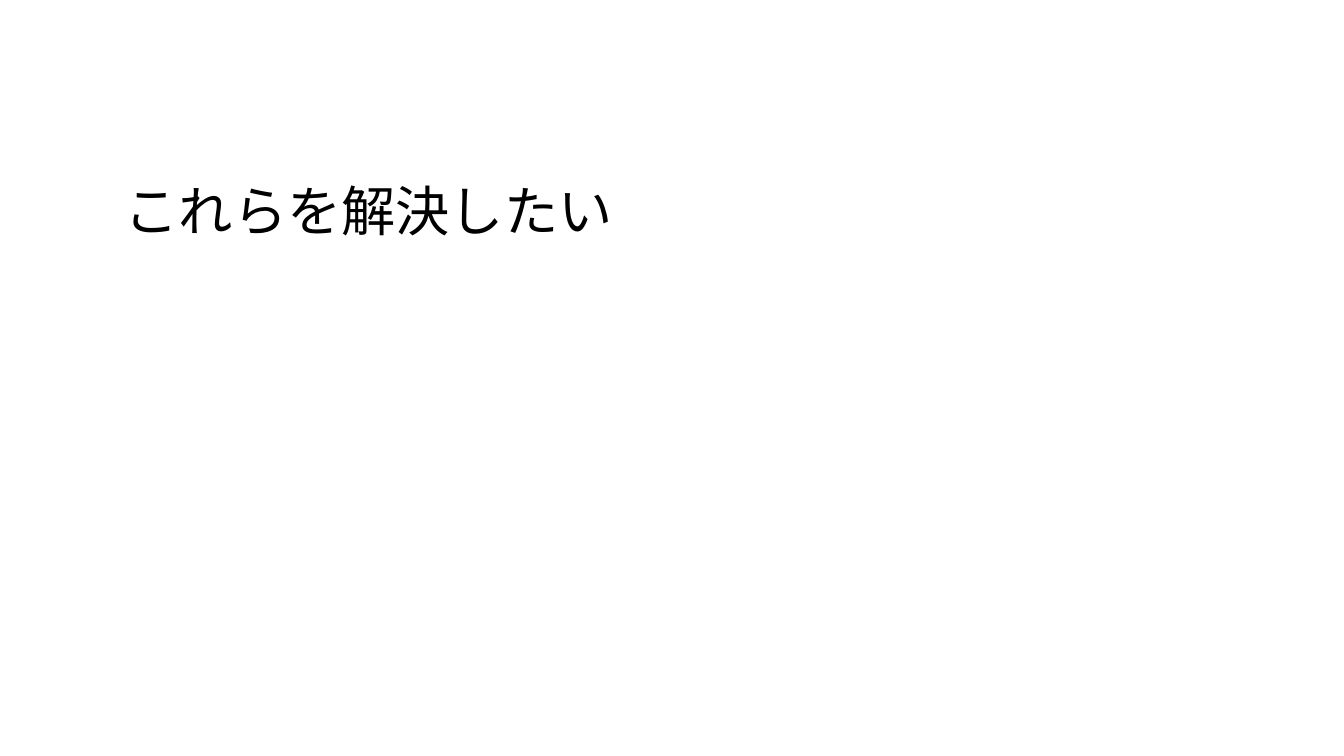
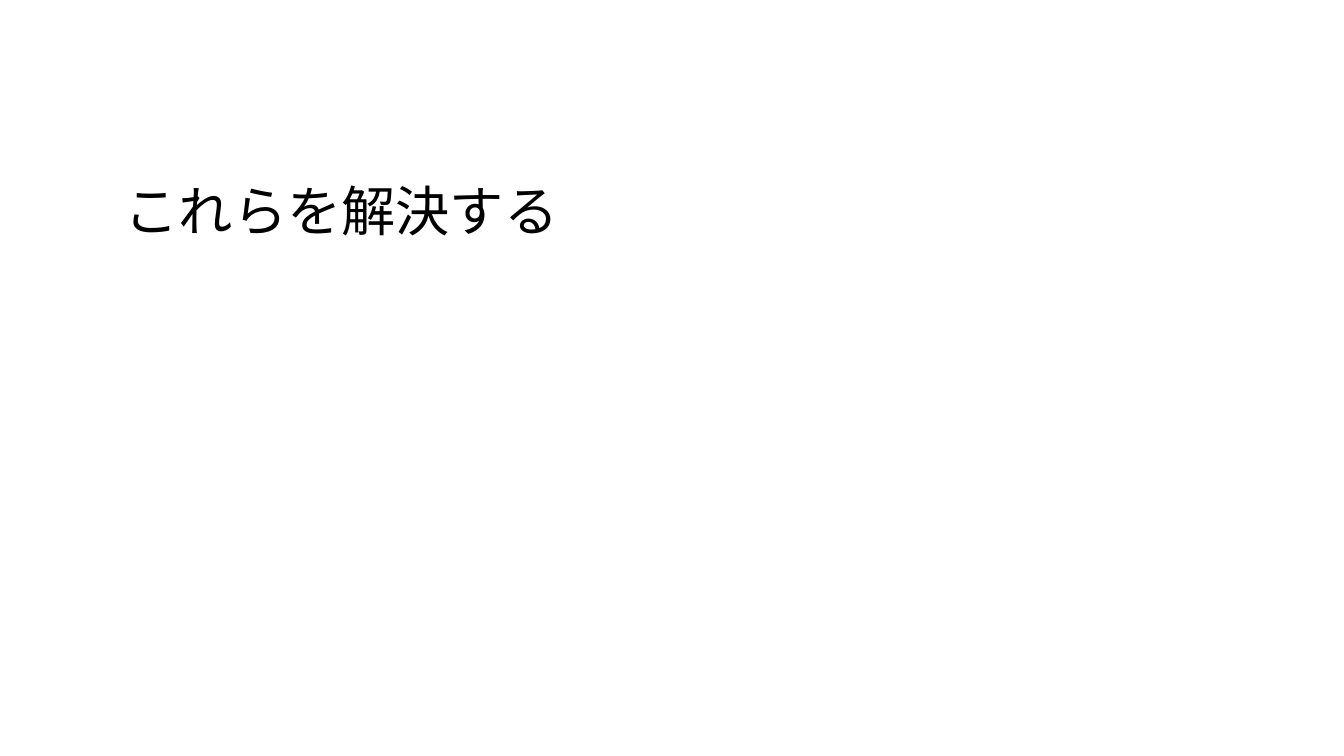
Before and after one commit to kijimaD/roam-ui, a slide deck: slide 4 of pages/pdfs/20250201_slide.odp. Drawn at 1344x756 pixels with LibreOffice and Linux fonts; fonts in the diff are those of the drawing. Boxes give left, top, right and bottom in pixels: in the first picture for what was removed or moved away, otherwise in the second. Text is boxed around its words. In the diff, an @@ line names an element or a change of style, - is before the commit and + after.

```diff
--- a/pages/pdfs/20250201_slide.odp
+++ b/pages/pdfs/20250201_slide.odp
@@ text at <box>125,185,559,236</box>: text changed @@
-これらを解決したい
+これらを解決する
```
Also in this commit, not shown: 2 other slides changed, 23 other files.
